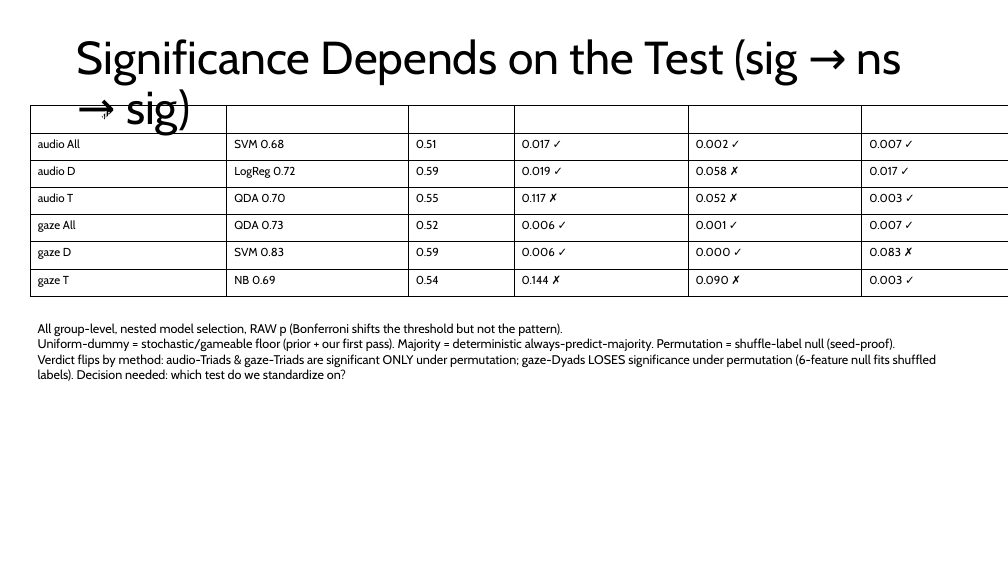
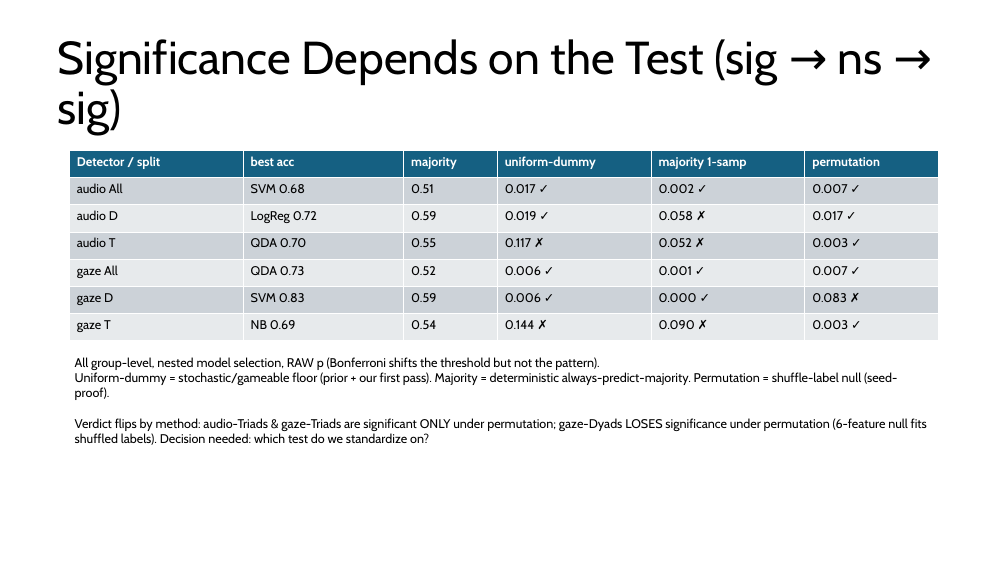
Before and after one commit to carlotes247/vilearn_ml, a slide deck: slide 17 of discover/2026_March_ViLearn_Planning.pptx (slide 21 before the commit). Drawn at 1008x567 pixels with LibreOffice and Linux fonts; fonts in the diff are those of the drawing. Boxes give left, top, right and bottom in pixels: in the first picture for what was removed or moved away, otherwise in the second. Text is boxed around its words. In the diff, an @@ line names an element or a change of style, - is before the commit and + after.

Commit message:
discover(deck): group-level rebuild — IUI cut (slides 1-20), linguistic v2 set, effect sizes
- Individual-TE track cut (single-annotator labels); all results group-level
  (185 windows, clean 2-annotator labels, nested LOSO)
- Linguistic v2 set (7 ASR-segment stats incl. unfinished ratio); new champions:
  ling+GxS 0.786 All / 0.842 Dyads (sig both tests), audio+linguistic 0.784 Triads
- Effect sizes (Cohen's d) + both significance tests on all result tables
- Process slides cut (27 slides); slide 18 = two-table base-vs-fusion matrix

```diff
--- a/discover/2026_March_ViLearn_Planning.pptx
+++ b/discover/2026_March_ViLearn_Planning.pptx
@@ title "Significance Depends on the Test ...": place and size @@
-title "Significance Depends on the Test ..." at <box>77,39,902,135</box>
+title "Significance Depends on the Test ..." at <box>58,39,882,135</box>
@@ table at <box>70,150,938,341</box> @@
@@ fill #E8EAED to #E7EAEC in 18 cells @@
@@ size 11 to 12 pt @@
@@ borders changed @@
@@ table: place and size @@
-table at <box>30,106,1008,296</box>
+table at <box>70,150,938,341</box>
@@ text "All group-level, nested model selection, ..." rewrapped from <box>38,323,936,381</box> to <box>75,357,927,445</box> @@
```
Also in this commit, not shown: 6 other slides changed, 12 slides added, 14 slides removed, 8 other files.
